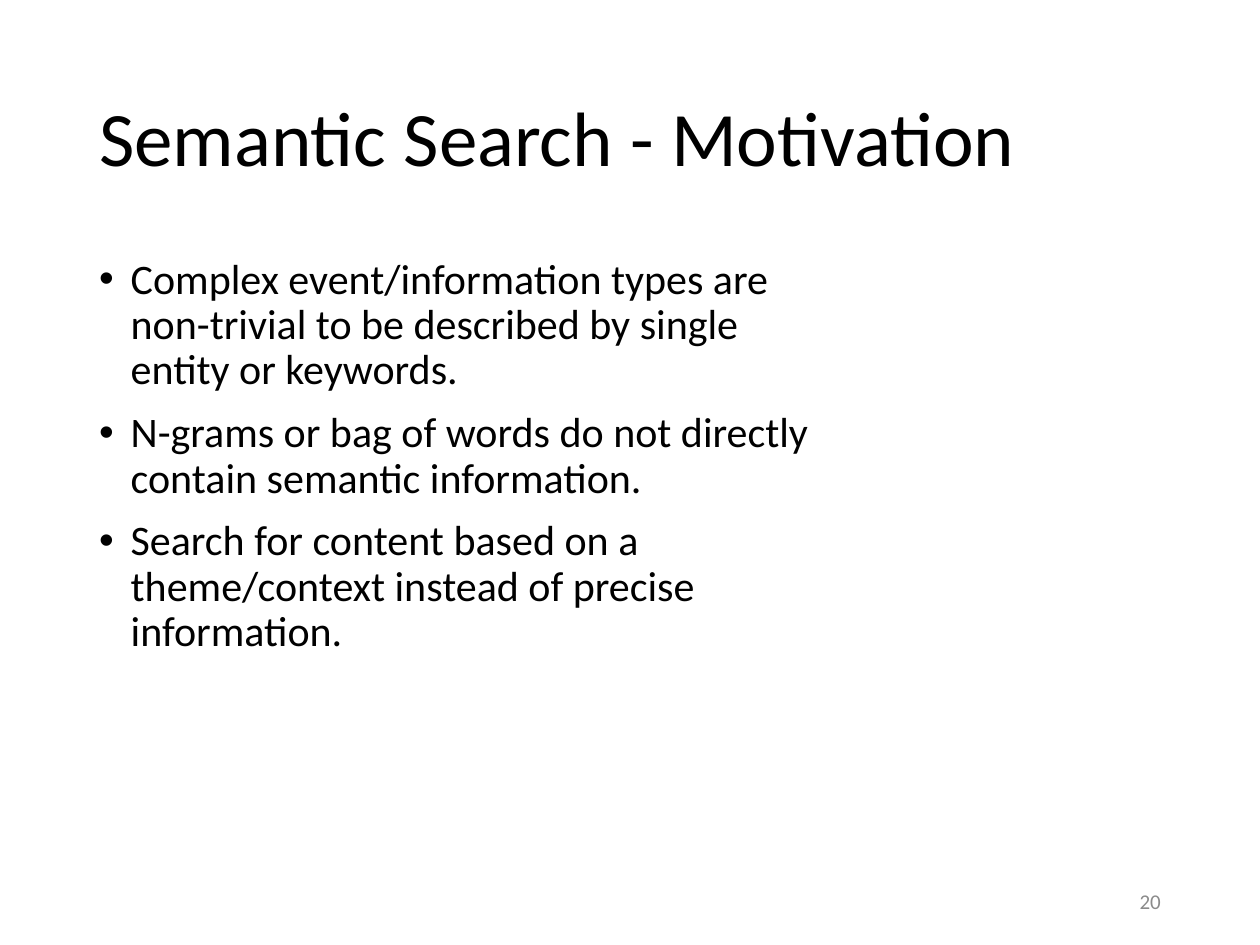
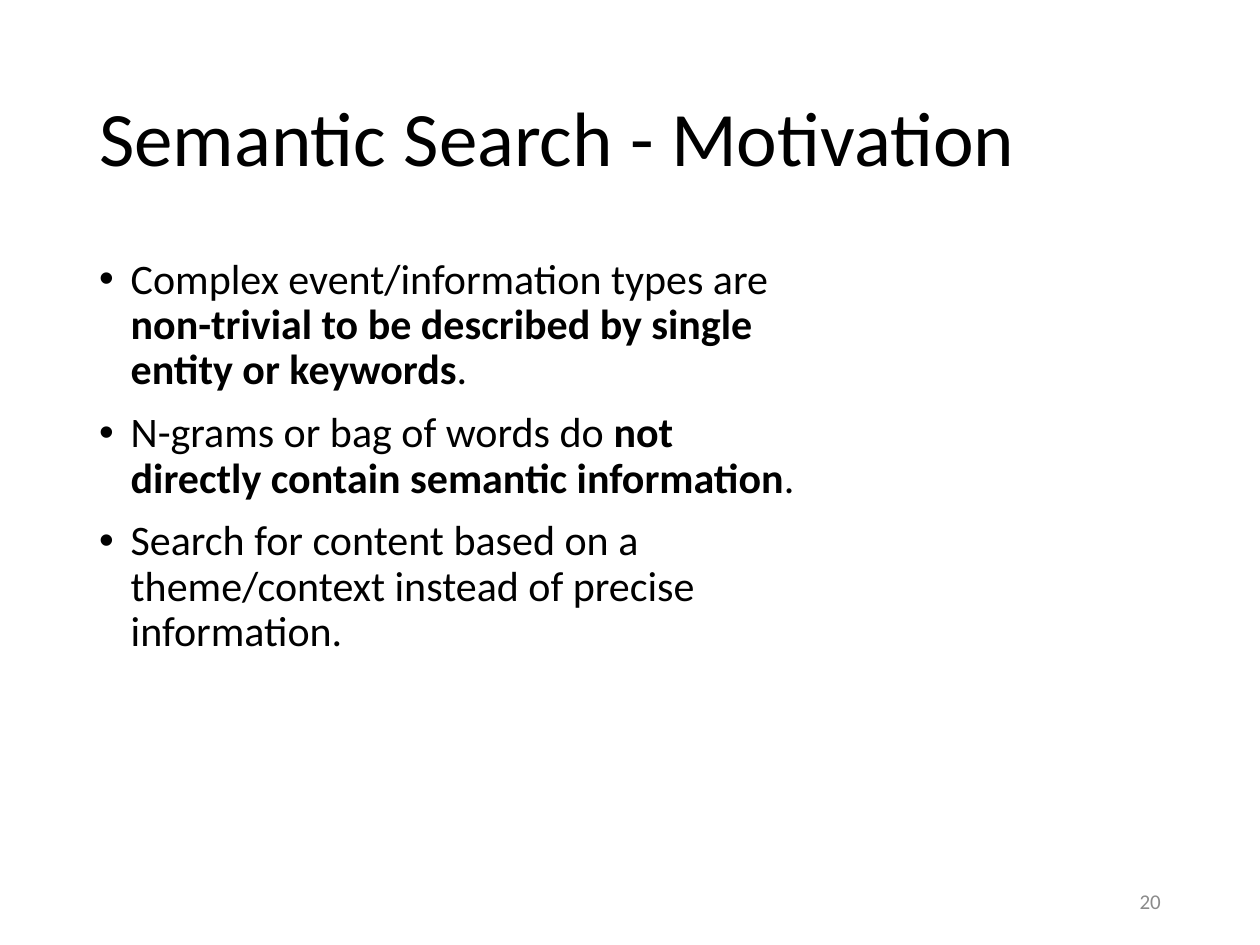
Before and after one commit to evhart/smasac-tutorial, a slide deck: slide 20 of slides/pptx/2-data-collection.pptx. Drawn at 1260x945 pixels with LibreOffice and Linux fonts; fonts in the diff are those of the drawing. Boxes give left, top, right and bottom in pixels: in the first picture for what was removed or moved away, otherwise in the second. Text is boxed around its words. In the diff, an @@ line names an element or a change of style, - is before the commit and + after.

```diff
--- a/slides/pptx/2-data-collection.pptx
+++ b/slides/pptx/2-data-collection.pptx
@@ text at <box>131,264,795,500</box>: bold on in "non-trivial to be described by single entity ...", "not directly contain semantic information." @@
```
Also in this commit, not shown: 1 other slide changed, 3 other files.
